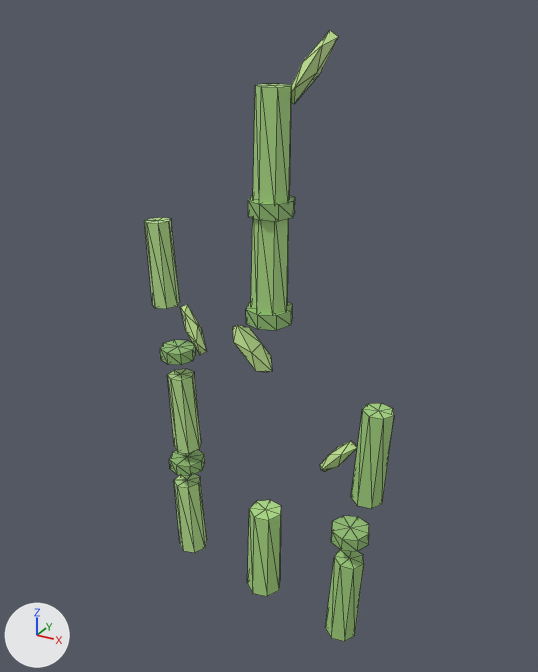
The glTF model public/studio/v2.15.0/d_bamboo/model.glb: old version first, new version second.
Rendered twice from a 50 mm lens placed at (4.54, -8.1, 8.38), pointed at (-0.01, 0.17, 4.24). Every picture has the same lights, and +X, +Y and +Z are marked at lower left. The picture after the commit comes second. Mesh edges are drawn as thin lines. Where no turn or scale is listed for an object, it has been applied to the vertices.

The first picture shows 'part0', 'part1', 'part10', 'part11', 'part12', 'part13', 'part14', 'part2', 'part3', 'part4', 'part5', 'part6', 'part7', 'part8', 'part9' and 2 more.
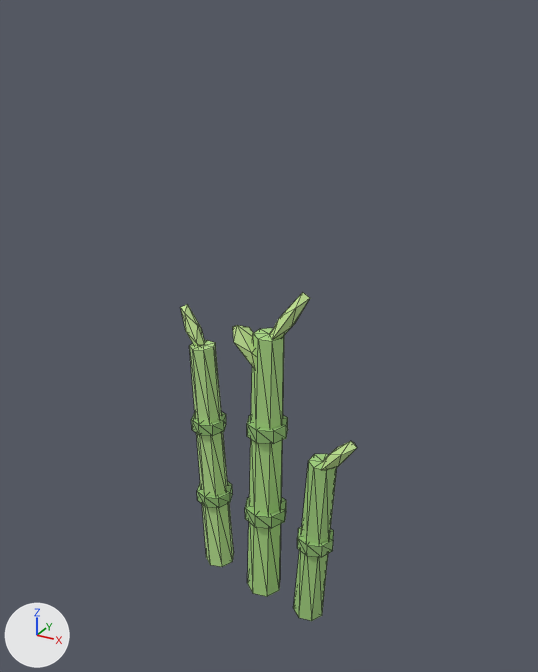
Changed parts and their boxes (x1, y1, x2, y2) in the pictures (538 x 672 px):
'part4', moved: before (253, 84, 291, 203); after (251, 328, 284, 429)
'part12', moved: before (351, 403, 394, 509); after (301, 454, 337, 544)
'part2', moved: before (251, 218, 289, 314); after (249, 439, 282, 515)
'part9', moved: before (144, 217, 180, 309); after (189, 340, 222, 424)
'part10', moved: before (325, 549, 364, 642); after (293, 550, 328, 621)
'part7', moved: before (167, 369, 201, 454); after (196, 432, 228, 496)
'part5', moved: before (174, 474, 207, 553); after (202, 503, 234, 567)
'part13', moved: before (291, 31, 338, 104); after (270, 292, 310, 340)
'part11', moved: before (331, 516, 369, 552); after (297, 527, 334, 557)
'part3', moved: before (248, 196, 295, 221); after (247, 415, 288, 444)
'part1', moved: before (246, 302, 293, 330); after (245, 497, 286, 528)
'part8', moved: before (160, 340, 196, 365); after (191, 411, 226, 436)
'part6', moved: before (169, 450, 205, 476); after (197, 482, 233, 508)

Edits to the bpy script that builds the scene:
```text
Change me_geometry_1:
    remove me_geometry_1.from_pydata(...)  # 18 vertices, 32 faces; spans x -0.232..0.418, y -0.325..0.325, z 4.547..4.75
    add me_geometry_1.from_pydata(...)  # 18 vertices, 32 faces; spans x -0.296..0.354, y -0.325..0.325, z 1.349..1.551
    me_geometry_1 part 1: the whole mesh is moved by (-0.064, 0.0, -3.198)
Change me_geometry_2:
    remove me_geometry_2.from_pydata(...)  # 16 vertices, 28 faces; spans x -0.136..0.36, y -0.247..0.247, z 4.643..6.103
    add me_geometry_2.from_pydata(...)  # 16 vertices, 28 faces; spans x -0.2..0.297, y -0.247..0.247, z 1.445..2.904
    me_geometry_2 part 2: the whole mesh is moved by (-0.064, 0.0, -3.198)
Change me_geometry_3:
    remove me_geometry_3.from_pydata(...)  # 18 vertices, 32 faces; spans x -0.183..0.427, y -0.305..0.305, z 5.997..6.2
    add me_geometry_3.from_pydata(...)  # 18 vertices, 32 faces; spans x -0.247..0.363, y -0.305..0.305, z 2.799..3.001
    me_geometry_3 part 3: the whole mesh is moved by (-0.064, 0.0, -3.198)
Change me_geometry_4:
    remove me_geometry_4.from_pydata(...)  # 16 vertices, 28 faces; spans x -0.093..0.375, y -0.233..0.233, z 6.094..7.552
    add me_geometry_4.from_pydata(...)  # 16 vertices, 28 faces; spans x -0.157..0.311, y -0.233..0.233, z 2.895..4.354
    me_geometry_4 part 4: the whole mesh is moved by (-0.064, 0.0, -3.198)
Change me_geometry_5:
    remove me_geometry_5.from_pydata(...)  # 16 vertices, 28 faces; spans x -1.842..-1.335, y 0.092..0.56, z -0.063..1.239
    add me_geometry_5.from_pydata(...)  # 16 vertices, 28 faces; spans x -1.217..-0.71, y -0.034..0.434, z -0.011..1.291
    me_geometry_5 part 5: the whole mesh is moved by (0.625, -0.126, 0.052)
Change me_geometry_6:
    remove me_geometry_6.from_pydata(...)  # 18 vertices, 32 faces; spans x -1.901..-1.323, y 0.028..0.605, z 1.521..1.7
    add me_geometry_6.from_pydata(...)  # 18 vertices, 32 faces; spans x -1.303..-0.725, y -0.089..0.489, z 1.19..1.37
    me_geometry_6 part 6: the whole mesh is moved by (0.598, -0.116, -0.33)
Change me_geometry_7:
    remove me_geometry_7.from_pydata(...)  # 16 vertices, 28 faces; spans x -1.83..-1.35, y 0.086..0.526, z 1.904..3.204
    add me_geometry_7.from_pydata(...)  # 16 vertices, 28 faces; spans x -1.269..-0.789, y -0.02..0.42, z 1.27..2.571
    me_geometry_7 part 7: the whole mesh is moved by (0.561, -0.106, -0.634)
Change me_geometry_8:
    remove me_geometry_8.from_pydata(...)  # 18 vertices, 32 faces; spans x -1.944..-1.401, y 0.037..0.58, z 3.476..3.655
    add me_geometry_8.from_pydata(...)  # 18 vertices, 32 faces; spans x -1.349..-0.807, y -0.071..0.471, z 2.47..2.65
    me_geometry_8 part 8: the whole mesh is moved by (0.594, -0.109, -1.005)
Change me_geometry_9:
    remove me_geometry_9.from_pydata(...)  # 16 vertices, 28 faces; spans x -2.112..-1.657, y 0.134..0.548, z 4.294..5.593
    add me_geometry_9.from_pydata(...)  # 16 vertices, 28 faces; spans x -1.321..-0.866, y -0.007..0.407, z 2.55..3.85
    me_geometry_9 part 9: the whole mesh is moved by (0.791, -0.141, -1.743)
Change me_geometry_10:
    remove me_geometry_10.from_pydata(...)  # 16 vertices, 28 faces; spans x 1.22..1.724, y -0.473..-0.025, z -0.046..1.33
    add me_geometry_10.from_pydata(...)  # 16 vertices, 28 faces; spans x 0.643..1.147, y -0.374..0.074, z -0.014..1.362
    me_geometry_10 part 10: the whole mesh is moved by (-0.577, 0.099, 0.032)
Change me_geometry_11:
    remove me_geometry_11.from_pydata(...)  # 18 vertices, 32 faces; spans x 1.218..1.772, y -0.519..0.034, z 1.648..1.837
    add me_geometry_11.from_pydata(...)  # 18 vertices, 32 faces; spans x 0.654..1.208, y -0.427..0.127, z 1.255..1.444
    me_geometry_11 part 11: the whole mesh is moved by (-0.564, 0.092, -0.392)
Change me_geometry_12:
    remove me_geometry_12.from_pydata(...)  # 16 vertices, 28 faces; spans x 1.523..2.001, y -0.484..-0.062, z 2.406..3.78
    add me_geometry_12.from_pydata(...)  # 16 vertices, 28 faces; spans x 0.737..1.215, y -0.361..0.061, z 1.337..2.711
    me_geometry_12 part 12: the whole mesh is moved by (-0.786, 0.123, -1.069)
Change me_geometry_13:
    remove me_geometry_13.from_pydata(...)  # 12 vertices, 20 faces; spans x 0.268..0.826, y -0.054..0.418, z 7.341..8.151
    add me_geometry_13.from_pydata(...)  # 12 vertices, 20 faces; spans x 0.026..0.584, y -0.137..0.335, z 4.152..4.962
    me_geometry_13 part 13: the whole mesh is moved by (-0.241, -0.082, -3.189)
```
